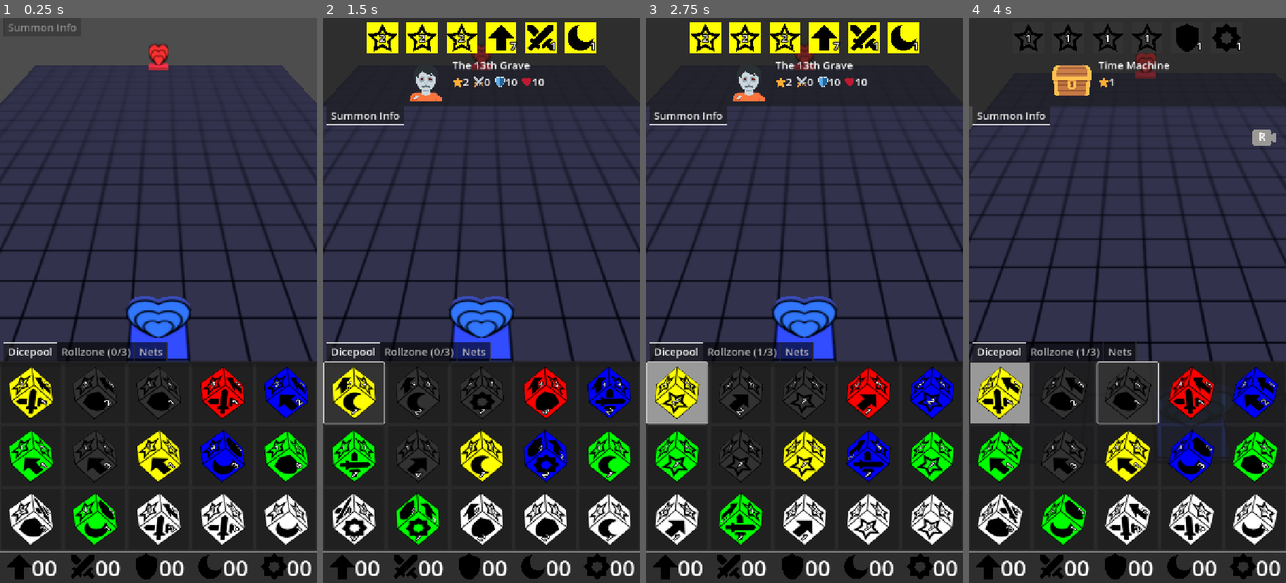
Above: before the commit, frames 1-4 (left to right).
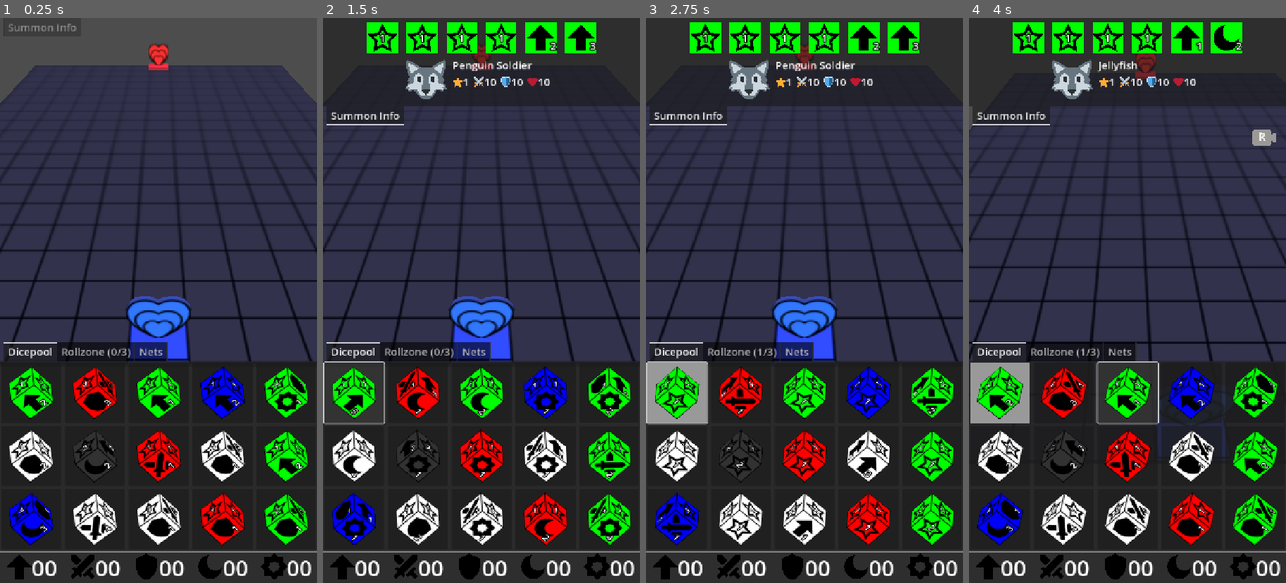
Above: after the commit, the same moments.

Repository: francocurotto/DDMre
Game: Godot game, scene res://scenes/duel.tscn
The game is run twice, just before and just after one commit, with the same random seed, the same clock (stepped at 60 frames per second) and the same inputs.
Inputs (mouse positions are in pixels of both pictures, inside the frame that each line leads up to):
- Up to frame 1 (0.25 s): no input
- Up to frame 2 (1.5 s): click (354, 390) at 0.52 s; click (354, 390) at 1.27 s
- Up to frame 3 (2.75 s): click (677, 390) at 2.02 s
- Up to frame 4 (4 s): move the mouse to (1197, 272) at 2.77 s; click (1197, 272) at 2.92 s; drag from (1064, 328) to (1111, 413) at 3.52 s

The runs differ from the first frame. In frame 1, 8.9% of the frame differs, in the area x 2-98%, y 61-94%; in frame 2, 13%, in the area x 2-98%, y 0-94%; in frame 3, 12%; in frame 4, 12%.

Commit message:
fix bug with player 2 dimensions

Diff:
--- a/source/scenes/player_gui/duel_camera/duel_camera.gd
+++ b/source/scenes/player_gui/duel_camera/duel_camera.gd
@@ -17,7 +17,6 @@
 		player = _player
 		position = CAMERA_POSITION[player]
 		rotation = CAMERA_ROTATION[player]
-		print(position)
 #endregion
 
 #region private variables
--- a/source/scenes/player_gui/player_gui.gd
+++ b/source/scenes/player_gui/player_gui.gd
@@ -19,6 +19,15 @@
 		$DuelCamera.player = player
 		$DirectionalLight3D.position = LIGHT_POSITION[player]
 		$DirectionalLight3D.rotation = LIGHT_ROTATION[player]
+		# set net rotation
+		net.rotation = 2*player - 2
+		# set dimdice
+		dungeon_gui.dimdice_position = DIMDICE_INIT_POSITION[player]
+		dungeon_gui.dimcoor = DIMCOOR[player]
+		# initialize dicepool
+		for i in Globals.DICEPOOL_SIZE:
+			var rand_dice = dicelib[str(randi_range(1,len(dicelib)))]
+			$DiceGUI.set_dice(i, rand_dice, player)
 #endregion
 
 #region public variables
@@ -57,16 +66,10 @@
 	$DiceGUI.rollzone.dimdice_selected.connect($DungeonGUI.on_dimdice_selected)
 	$DuelCamera.camera_moved.connect(func(): dungeon_gui.camera_reset.visible=true)
 	# setup dungeon_gui
-	dungeon_gui.dimdice_position = DIMDICE_INIT_POSITION[player]
-	dungeon_gui.dimcoor = DIMCOOR[player]
+
 	dungeon_gui.set_raycast(get_viewport(), duel_camera)
 	# setup net
 	net.type = $DiceGUI.net_buttons.button_group.get_pressed_button().type
-	net.rotation = 2*player - 2
-	# initialize dicepool
-	for i in Globals.DICEPOOL_SIZE:
-		var rand_dice = dicelib[str(randi_range(1,len(dicelib)))]
-		$DiceGUI.set_dice(i, rand_dice, player)
 #endregion
 
 #region public functions
Not shown, changed: TODO.md
